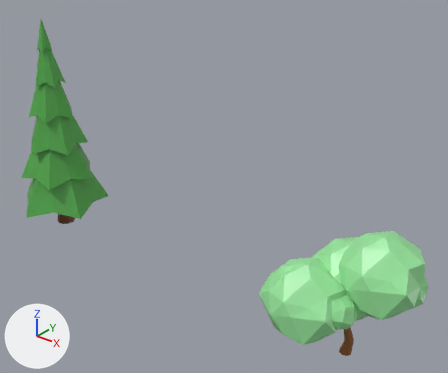
One commit to the FBX model Assets/Models/Level Art/Props/Trees.fbx: the scene before it, then after it.
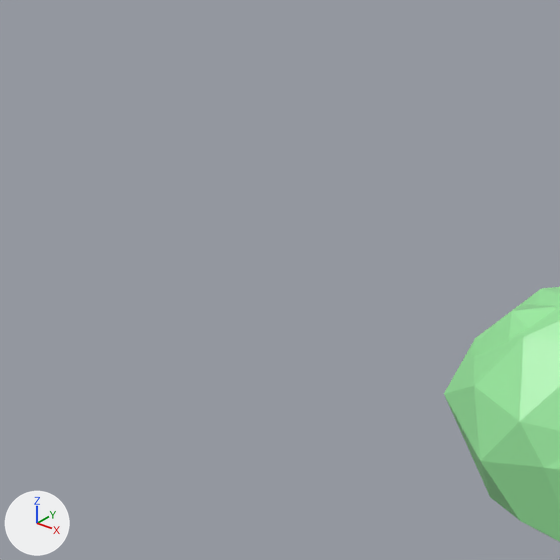
There are two pictures of each version: one whole from a 50 mm camera at (48.9, -75.8, 69.2) aimed at (-13.6, 2.3, 20.8), one close up on the part from 25% to 66% of the width and 44% to 93% of the height. Lighting does not change. The marker at lower left points along +X, +Y and +Z. Where no turn or scale is listed for an object, it has been applied to the vertices.
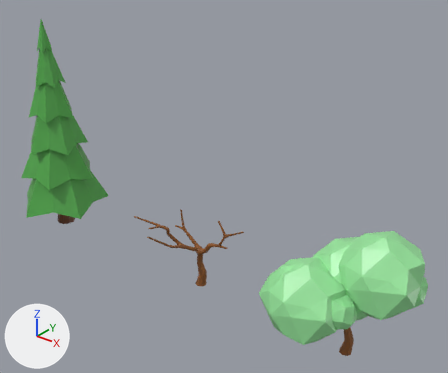
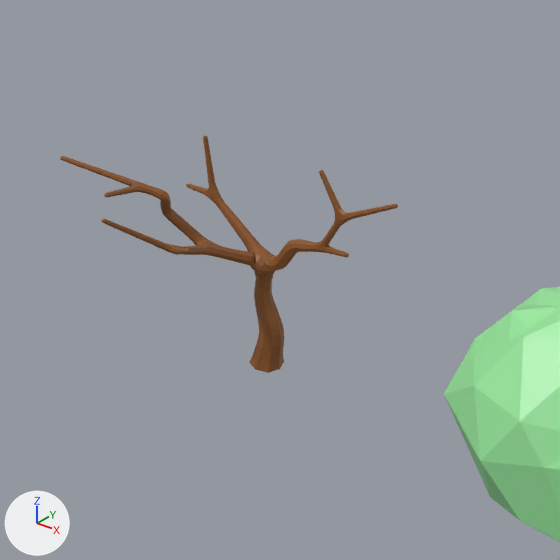
Diff of the bpy script that builds the scene:
```diff
--- a/Assets/Models/Level Art/Props/Trees.fbx.py
+++ b/Assets/Models/Level Art/Props/Trees.fbx.py
@@ me_plane_001 @@
+me_plane_001.from_pydata(...)  # 2254 vertices, 2252 faces; spans x -9.3..9.9, y -10.6..1.1, z -0.1..15.5
+me_plane_001.materials.append(mat_stamm)  # brown #8d5627
@@ ob_plane_001 @@
+ob_plane_001 = bpy.data.objects.new('Plane.001', me_plane_001)
+ob_plane_001.location = (-17.32, 0.0, -0.47)
```

Location of each change, [x1, y1, x2, y2] in pixels of the close-ups (560 x 560 px):
'Plane.001', added (brown)
    after: [60, 136, 398, 373]
